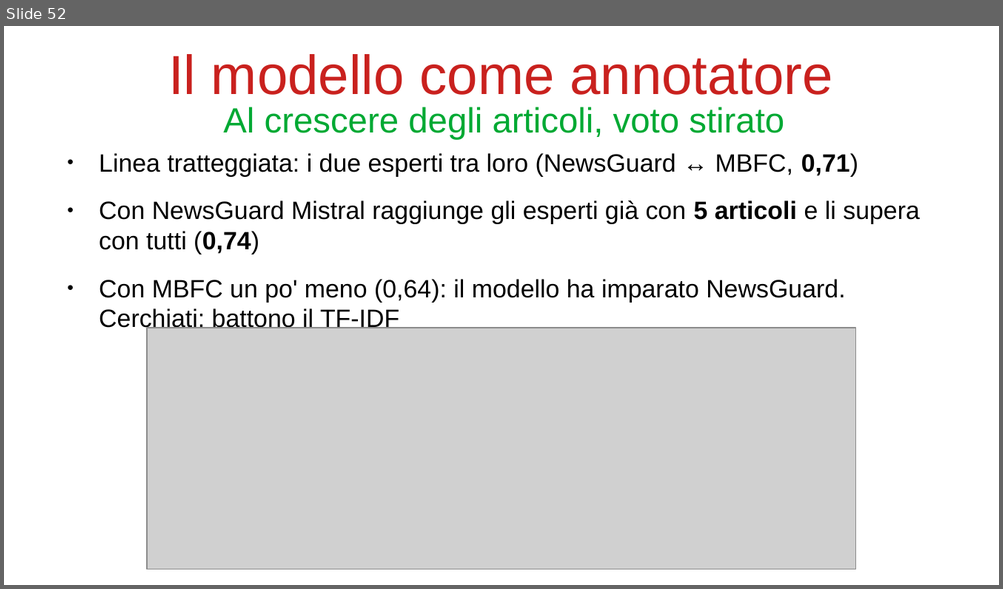
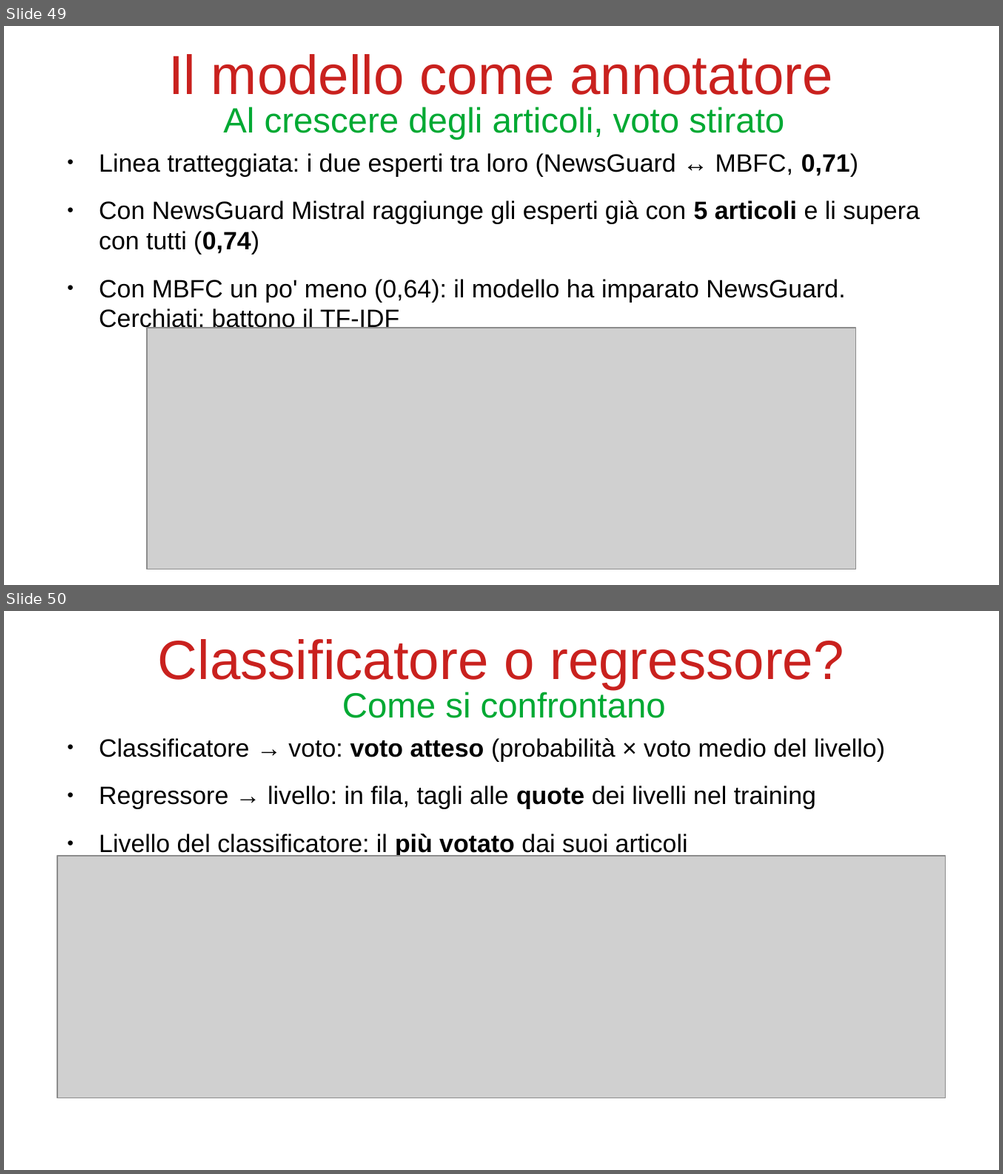
Before and after one commit to bianchi-john/PublisherClassification, a slide deck: Presentazioni/Stato finale/FinalState.odp. Shown one above the other, each under a label of ours: slide 52 before the commit, slides 49 and 50 after it. The pictures are 1003x589 and 1003x1174 pixels, drawn with LibreOffice and Linux fonts; fonts in the diff are those of the drawing; grey boxes stand for pictures. Boxes give left, top, right and bottom in pixels: in the first picture for what was removed or moved away, otherwise in the second. Text is boxed around its words. In the diff, an @@ line names an element or a change of style, - is before the commit and + after.

```diff
--- a/Presentazioni/Stato finale/FinalState.odp
+++ b/Presentazioni/Stato finale/FinalState.odp
@@ slide 50 added at [4,611,999,1170], background #FFFFFF @@
@@ title added at [158,639,843,689], 44 pt, text #C9211E @@
+Classificatore o regressore?
@@ title added at [342,690,666,718], 28 pt, text #00A933 @@
+Come si confrontano
@@ text added at [99,738,885,857], 20 pt, text #000000 @@
+● Classificatore → voto: voto atteso (probabilità × voto medio del livello)
+● Regressore → livello: in fila, tagli alle quote dei livelli nel training
+● Livello del classificatore: il più votato dai suoi articoli
@@ picture added at [57,857,945,1099] @@
@@ what was slide 52 is now slide 49 @@
```
Also in this commit, not shown: 4 slides changed, 4 other slides added, 6 slides removed, 7 other files.
